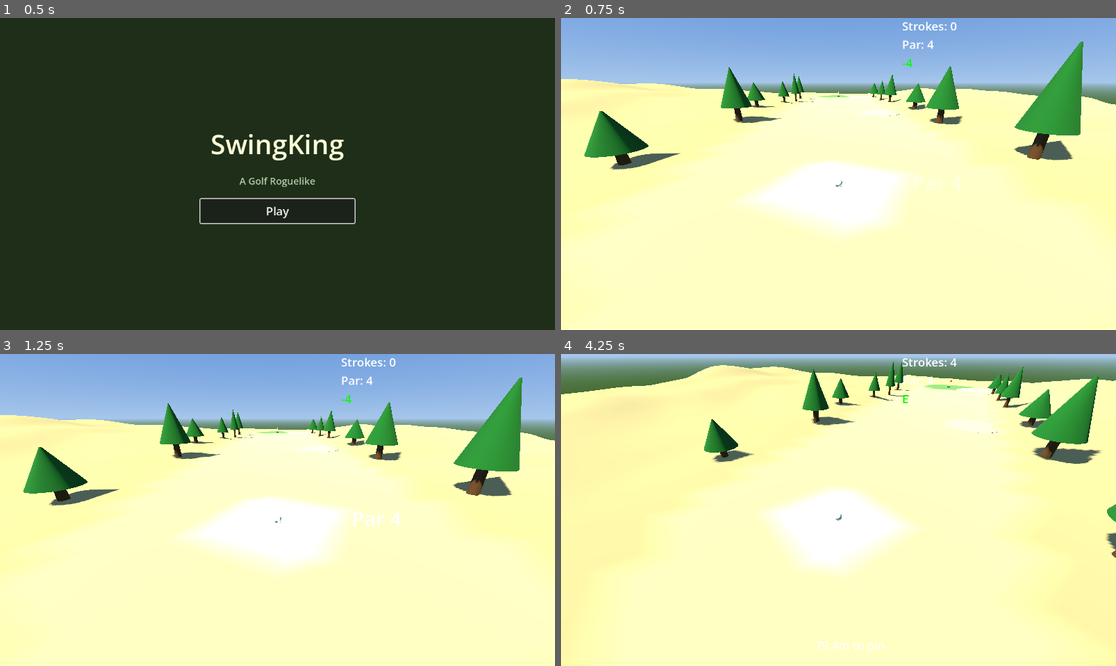
Above: before the commit, frames 1-4 (two rows, left to right).
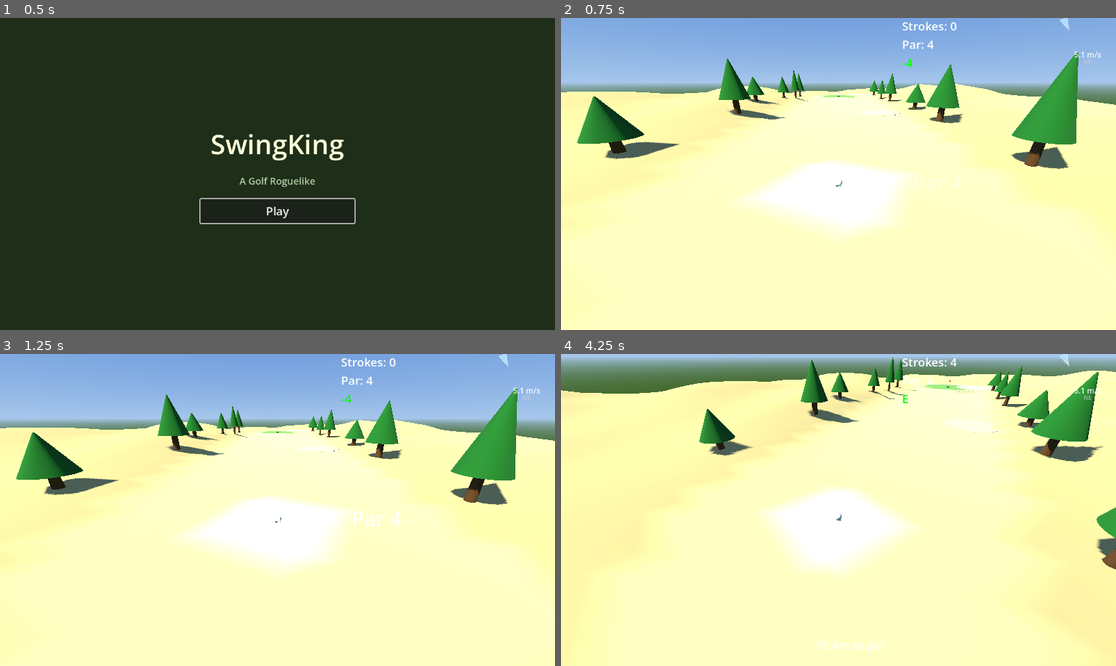
Above: after the commit, the same moments.

Repository: alexanderbenfox/golf-roguelike-godot
Game: Godot game, scene res://scenes/main_menu.tscn
Same seed, same stepped clock (60 frames per second), same inputs: the game is played once before the commit and once after it.
Inputs (mouse positions are in pixels of both pictures, inside the frame that each line leads up to):
- Up to frame 1 (0.5 s): no input
- Up to frame 2 (0.75 s): click "Play" at 0.5 s
- Up to frame 3 (1.25 s): no input
- Up to frame 4 (4.25 s): tap Enter at 1.25 s; move the mouse to (960, 494) at 1.27 s; click (960, 494) at 1.35 s; move the mouse to (727, 525) at 2.02 s; click (727, 525) at 2.1 s; move the mouse to (894, 441) at 2.77 s; click (894, 441) at 2.85 s; move the mouse to (810, 572) at 3.52 s; click (810, 572) at 3.6 s

Frame 1 is identical in both runs. In frame 2, 5.2% of the frame differs, in the area x 0-100%, y 0-49%; in frame 3, 5.2%; in frame 4, 5.0%.

Commit message:
Reogranize files - move main scene to scenes folder and rename. Move all loose scripts to script folder

Diff:
--- a/node_3d.tscn
+++ b/main.tscn
@@ -1,10 +1,10 @@
 [gd_scene format=3 uid="uid://cdghvynsj8vwm"]
 
 [ext_resource type="Script" uid="uid://dhymcyyachjoi" path="res://scripts/main.gd" id="1_i5arm"]
-[ext_resource type="PackedScene" uid="uid://u2aftfk4jscx" path="res://power_meter.tscn" id="1_noarx"]
-[ext_resource type="PackedScene" uid="uid://ctonnkhe8q38j" path="res://golf_ball.tscn" id="2_a0tk4"]
+[ext_resource type="PackedScene" uid="uid://u2aftfk4jscx" path="res://scenes/ui/power_meter.tscn" id="1_noarx"]
+[ext_resource type="PackedScene" uid="uid://ctonnkhe8q38j" path="res://scenes/golf_ball.tscn" id="2_a0tk4"]
 [ext_resource type="Resource" uid="uid://5wmwcf0vj3k2" path="res://resources/default_golfer_stats.tres" id="2_cdqbm"]
-[ext_resource type="Script" uid="uid://qjo20cg20csh" path="res://camera_3d.gd" id="3_a0tk4"]
+[ext_resource type="Script" uid="uid://qjo20cg20csh" path="res://scripts/camera_3d.gd" id="3_a0tk4"]
 [ext_resource type="PackedScene" uid="uid://vbfwa6j6ip78" path="res://scenes/ui/score_ui.tscn" id="3_i5arm"]
 [ext_resource type="Script" uid="uid://clgofk0vig4am" path="res://resources/upgrade_definition.gd" id="3_s0gvp"]
 [ext_resource type="PackedScene" uid="uid://bkq6fyiy48t8k" path="res://scenes/ui/hole_complete_ui.tscn" id="4_jsk3o"]
--- a/resources/biome_definition.gd
+++ b/resources/biome_definition.gd
@@ -64,6 +64,14 @@
 
 ## Height below which terrain becomes lava. Set to -999 to disable.
 @export_range(-20.0, 10.0, 0.1) var lava_height: float = -999.0
+
+@export_group("Wind")
+
+## Average wind speed (m/s). 0 = no wind for this biome.
+@export_range(0.0, 15.0, 0.1) var base_wind_strength: float = 0.0
+
+## Random ± range around base strength per hole.
+@export_range(0.0, 10.0, 0.1) var wind_variance: float = 0.0
 
 @export_group("Rendering")
 
@@ -132,6 +140,8 @@
 	var biome := BiomeDefinition.new()
 	biome.biome_name = "Meadow"
 	biome.water_height = 0.0
+	biome.base_wind_strength = 1.0
+	biome.wind_variance = 1.5
 	# Noise defaults are already meadow-appropriate
 	biome.zones = [
 		_zone(
@@ -182,6 +192,8 @@
 	var biome := BiomeDefinition.new()
 	biome.biome_name = "Canyon"
 	biome.water_height = -0.5
+	biome.base_wind_strength = 2.5
+	biome.wind_variance = 2.0
 	biome.terrain_amplitude = 8.0
 	biome.terrain_frequency = 0.018
 	biome.noise_octaves = 4
@@ -240,6 +252,8 @@
 static func create_desert() -> BiomeDefinition:
 	var biome := BiomeDefinition.new()
 	biome.biome_name = "Desert"
+	biome.base_wind_strength = 4.0
+	biome.wind_variance = 3.0
 	biome.terrain_amplitude = 4.5
 	biome.terrain_frequency = 0.008
 	biome.noise_octaves = 3
--- a/resources/biomes/canyon.tres
+++ b/resources/biomes/canyon.tres
@@ -95,3 +95,5 @@
 green_flatten_radius = 12.0
 tee_flatten_radius = 6.0
 water_height = -0.5
+base_wind_strength = 2.5
+wind_variance = 2.0
--- a/resources/biomes/desert.tres
+++ b/resources/biomes/desert.tres
@@ -89,3 +89,5 @@
 max_height = 10.0
 fairway_flatten_strength = 0.9
 green_flatten_radius = 8.0
+base_wind_strength = 4.0
+wind_variance = 3.0
--- a/resources/biomes/meadow.tres
+++ b/resources/biomes/meadow.tres
@@ -75,3 +75,5 @@
 script = ExtResource("1")
 zones = Array[ExtResource("2")]([SubResource("z0"), SubResource("z1"), SubResource("z2"), SubResource("z3"), SubResource("z4"), SubResource("z5"), SubResource("z6"), SubResource("z7")])
 water_height = 0.0
+base_wind_strength = 1.0
+wind_variance = 1.5
--- a/golf_ball.tscn
+++ b/scenes/golf_ball.tscn
@@ -1,6 +1,6 @@
 [gd_scene load_steps=6 format=3 uid="uid://ctonnkhe8q38j"]
 
-[ext_resource type="Script" uid="uid://unnpdl6vujf6" path="res://golf_ball.gd" id="1_0wkuo"]
+[ext_resource type="Script" uid="uid://unnpdl6vujf6" path="res://scripts/golf_ball.gd" id="1_0wkuo"]
 [ext_resource type="Material" uid="uid://ba8jiqaa401wp" path="res://materials/golf_ball.tres" id="2_g0ryd"]
 
 [sub_resource type="PhysicsMaterial" id="PhysicsMaterial_r3fl7"]
--- a/power_meter.tscn
+++ b/scenes/ui/power_meter.tscn
@@ -1,6 +1,6 @@
 [gd_scene load_steps=4 format=3 uid="uid://u2aftfk4jscx"]
 
-[ext_resource type="Script" uid="uid://co068i3tps14" path="res://progress_bar.gd" id="1_fqvp7"]
+[ext_resource type="Script" uid="uid://co068i3tps14" path="res://scripts/progress_bar.gd" id="1_fqvp7"]
 
 [sub_resource type="StyleBoxFlat" id="StyleBoxFlat_xe3if"]
 bg_color = Color(0.08235294, 0.08235294, 0.08235294, 0.59607846)
--- a/golf_ball.gd
+++ b/scripts/golf_ball.gd
@@ -144,6 +144,9 @@
 	# Terrain heightmap (null = flat ground at ground_height)
 	sim_params.terrain = terrain
 
+	# Wind is set separately via set_wind() after hole layout is known
+	sim_params.wind = Vector3.ZERO
+
 	# Apply roguelike modifiers if a PlayerState is provided
 	if player:
 		sim_params.ball_bounce *= player.bounce_modifier
@@ -151,6 +154,12 @@
 		sim_params.gravity_scale *= player.gravity_scale
 		_power_multiplier = player.power_multiplier
 		_accuracy = player.accuracy
+
+
+## Set the wind vector for the current hole (called by Main after hole setup).
+func set_wind(wind: Vector3) -> void:
+	if sim_params:
+		sim_params.wind = wind
 
 
 # -------------------------------------------------------------------------
--- a/scripts/hole_generator.gd
+++ b/scripts/hole_generator.gd
@@ -37,10 +37,12 @@
 	var fairway_width: float
 	var obstacles: Array[ObstacleDescriptor]
 	var terrain_data: RefCounted  # TerrainData — heightmap + zones for this hole
+	var wind: Vector3  # horizontal wind vector for this hole
 
 	func _init() -> void:
 		tee_position = Vector3.ZERO
 		obstacles = []
+		wind = Vector3.ZERO
 
 
 # -------------------------------------------------------------------------
@@ -106,6 +108,18 @@
 		resolved_biome = cfg.biome
 	if not resolved_biome:
 		resolved_biome = BiomeDefinitionScript.create_meadow()
+
+	# Generate per-hole wind from biome params + RNG
+	if resolved_biome and resolved_biome.base_wind_strength > 0.0:
+		var wind_angle: float = rng.randf() * TAU
+		var wind_strength: float = maxf(0.0,
+			resolved_biome.base_wind_strength + rng.randf_range(
+				-resolved_biome.wind_variance,
+				resolved_biome.wind_variance,
+			))
+		layout.wind = Vector3(
+			cos(wind_angle), 0.0, sin(wind_angle),
+		) * wind_strength
 
 	# Generate terrain heightmap + zones (biome set on terrain inside)
 	layout.terrain_data = HeightmapGeneratorScript.generate(
--- a/scripts/lobby.gd
+++ b/scripts/lobby.gd
@@ -4,7 +4,7 @@
 ## For now, singleplayer just transitions directly; multiplayer waits for players to be ready.
 extends Node
 
-const GAME_SCENE := "res://node_3d.tscn"
+const GAME_SCENE := "res://main.tscn"
 const NetworkManagerScript = preload("res://scripts/managers/network_manager.gd")
 
 @onready var lobby_ui: LobbyUI = $LobbyUI
--- a/scripts/main.gd
+++ b/scripts/main.gd
@@ -11,6 +11,7 @@
 const GolferStatsScript = preload("res://resources/golfer_stats.gd")
 const ScorecardUIScript = preload("res://scripts/ui/scorecard_ui.gd")
 const DebugOverlayScript = preload("res://scripts/ui/debug_overlay.gd")
+const WindIndicatorScript = preload("res://scripts/ui/wind_indicator.gd")
 
 ## Starting stats for the golfer — edit in Inspector to tune defaults.
 @export var golfer_stats: Resource  # GolferStats
@@ -34,6 +35,7 @@
 var _distance_label: Label
 var _scorecard: Control
 var _debug_overlay: DebugOverlay
+var _wind_indicator: WindIndicator
 
 
 func _ready() -> void:
@@ -69,6 +71,10 @@
 	# Scorecard
 	_scorecard = ScorecardUIScript.new()
 	$UICanvas.add_child(_scorecard)
+
+	# Wind indicator (top-right corner)
+	_wind_indicator = WindIndicatorScript.new()
+	$UICanvas.add_child(_wind_indicator)
 
 	# Debug overlay (toggle with F3)
 	_debug_overlay = DebugOverlayScript.new()
@@ -181,6 +187,8 @@
 	var my_player: PlayerState = \
 		game_state.players.get(network_manager.get_my_peer_id()) as PlayerState
 	ball.setup_physics_params(my_player, layout.terrain_data)
+	ball.set_wind(layout.wind)
+	_update_wind_indicator(layout.wind)
 
 	_show_hole_intro(_hole_number, _par)
 	turn_manager.start_hole(tee_position)
@@ -329,6 +337,11 @@
 	get_tree().create_timer(2.0).timeout.connect(label.queue_free)
 
 
+func _update_wind_indicator(wind: Vector3) -> void:
+	if _wind_indicator:
+		_wind_indicator.update_wind(wind)
+
+
 func _on_turn_manager_hole_complete() -> void:
 	pass  # Scoring handled via _on_ball_entered_cup → scoring_manager.complete_hole()
 
--- a/physics_simulator.gd
+++ b/scripts/physics_simulator.gd
@@ -53,6 +53,10 @@
 	var gravity_vector := Vector3(0.0, -gravity * params.gravity_scale, 0.0)
 
 	new_state.velocity += gravity_vector * delta
+
+	# Wind — only affects airborne ball
+	if params.wind.length_squared() > 0.0 and not state.is_on_ground:
+		new_state.velocity += params.wind * delta
 
 	var damping_factor := 1.0 / (1.0 + params.linear_damp * delta)
 	new_state.velocity *= damping_factor
--- a/scripts/ui/main_menu.gd
+++ b/scripts/ui/main_menu.gd
@@ -1,7 +1,7 @@
 class_name MainMenu
 extends Control
 
-const GAME_SCENE := "res://node_3d.tscn"
+const GAME_SCENE := "res://main.tscn"
 
 @onready var play_button: Button = $VBoxContainer/PlayButton
 
--- /dev/null
+++ b/scripts/ui/wind_indicator.gd
@@ -0,0 +1,112 @@
+## WindIndicator — HUD element showing wind direction and speed.
+##
+## Displays a rotatable arrow and speed label. Hidden when wind is zero.
+## Add as a child of the UI canvas; call update_wind() each hole.
+class_name WindIndicator
+extends Control
+
+var _arrow: Control
+var _speed_label: Label
+var _dir_label: Label
+
+
+func _ready() -> void:
+	mouse_filter = Control.MOUSE_FILTER_IGNORE
+	custom_minimum_size = Vector2(80, 80)
+
+	# Container positioned top-right
+	set_anchors_and_offsets_preset(Control.PRESET_TOP_RIGHT)
+	offset_left = -100.0
+	offset_top = 16.0
+	offset_right = -16.0
+	offset_bottom = 96.0
+
+	# Arrow triangle (drawn procedurally)
+	_arrow = Control.new()
+	_arrow.custom_minimum_size = Vector2(40, 40)
+	_arrow.size = Vector2(40, 40)
+	_arrow.position = Vector2(22, 4)
+	_arrow.mouse_filter = Control.MOUSE_FILTER_IGNORE
+	_arrow.draw.connect(_draw_arrow)
+	add_child(_arrow)
+
+	# Speed label
+	_speed_label = Label.new()
+	_speed_label.horizontal_alignment = HORIZONTAL_ALIGNMENT_CENTER
+	_speed_label.add_theme_font_size_override("font_size", 16)
+	_speed_label.add_theme_color_override("font_color", Color(1.0, 1.0, 1.0, 0.9))
+	_speed_label.position = Vector2(0, 48)
+	_speed_label.size = Vector2(84, 20)
+	_speed_label.mouse_filter = Control.MOUSE_FILTER_IGNORE
+	add_child(_speed_label)
+
+	# Direction label (N/S/E/W)
+	_dir_label = Label.new()
+	_dir_label.horizontal_alignment = HORIZONTAL_ALIGNMENT_CENTER
+	_dir_label.add_theme_font_size_override("font_size", 12)
+	_dir_label.add_theme_color_override("font_color", Color(0.8, 0.8, 0.8, 0.7))
+	_dir_label.position = Vector2(0, 66)
+	_dir_label.size = Vector2(84, 16)
+	_dir_label.mouse_filter = Control.MOUSE_FILTER_IGNORE
+	add_child(_dir_label)
+
+	visible = false
+
+
+func update_wind(wind: Vector3) -> void:
+	var speed: float = Vector2(wind.x, wind.z).length()
+	if speed < 0.1:
+		visible = false
+		return
+	visible = true
+
+	# Rotate arrow to point in wind direction
+	# atan2(x, z) gives angle from +Z axis; UI rotation is clockwise from up
+	var angle: float = atan2(wind.x, wind.z)
+	_arrow.rotation = angle
+	_arrow.queue_redraw()
+
+	_speed_label.text = "%.1f m/s" % speed
+	_dir_label.text = _wind_compass(angle)
+
+
+func _draw_arrow() -> void:
+	var center := Vector2(20, 20)
+	var size_f: float = 16.0
+	# Triangle pointing up (rotation handled by Control.rotation)
+	var points: PackedVector2Array = PackedVector2Array([
+		center + Vector2(0, -size_f),        # tip
+		center + Vector2(-size_f * 0.5, size_f * 0.6),  # bottom-left
+		center + Vector2(size_f * 0.5, size_f * 0.6),   # bottom-right
+	])
+	var color := Color(0.7, 0.9, 1.0, 0.85)
+	_arrow.draw_colored_polygon(points, color)
+	# Outline for visibility
+	_arrow.draw_polyline(
+		PackedVector2Array([points[0], points[1], points[2], points[0]]),
+		Color(1.0, 1.0, 1.0, 0.5), 1.5,
+	)
+
+
+static func _wind_compass(angle_rad: float) -> String:
+	# angle_rad: 0 = +Z (South in typical golf), PI/2 = +X (East)
+	var deg: float = rad_to_deg(angle_rad)
+	if deg < 0:
+		deg += 360.0
+	# Map to compass: 0° = S, 90° = E, 180° = N, 270° = W
+	# (because +Z is south, +X is east in Godot's coordinate system)
+	if deg < 22.5 or deg >= 337.5:
+		return "S"
+	if deg < 67.5:
+		return "SE"
+	if deg < 112.5:
+		return "E"
+	if deg < 157.5:
+		return "NE"
+	if deg < 202.5:
+		return "N"
+	if deg < 247.5:
+		return "NW"
+	if deg < 292.5:
+		return "W"
+	return "SW"
Renamed: camera_3d.gd -> scripts/camera_3d.gd
Renamed: camera_3d.gd.uid -> scripts/camera_3d.gd.uid
Renamed: golf_ball.gd.uid -> scripts/golf_ball.gd.uid
Renamed: physics_simulator.gd.uid -> scripts/physics_simulator.gd.uid
Renamed: progress_bar.gd -> scripts/progress_bar.gd
Renamed: progress_bar.gd.uid -> scripts/progress_bar.gd.uid
Not shown, added: scripts/ui/wind_indicator.gd.uid
Not shown, changed: docs/terrain-generation-plan.md
